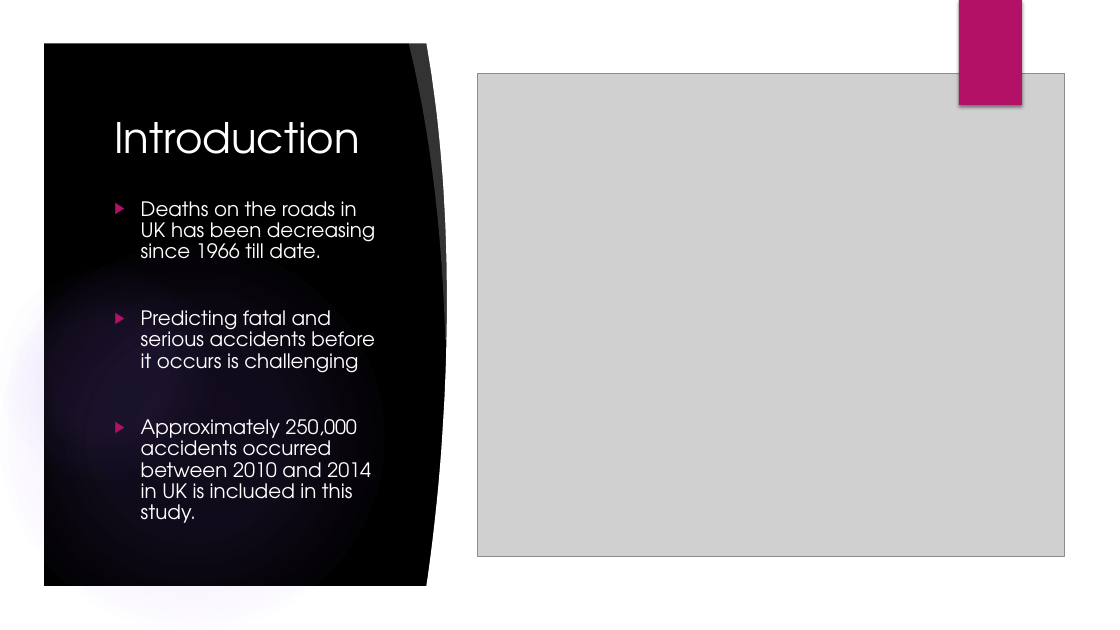
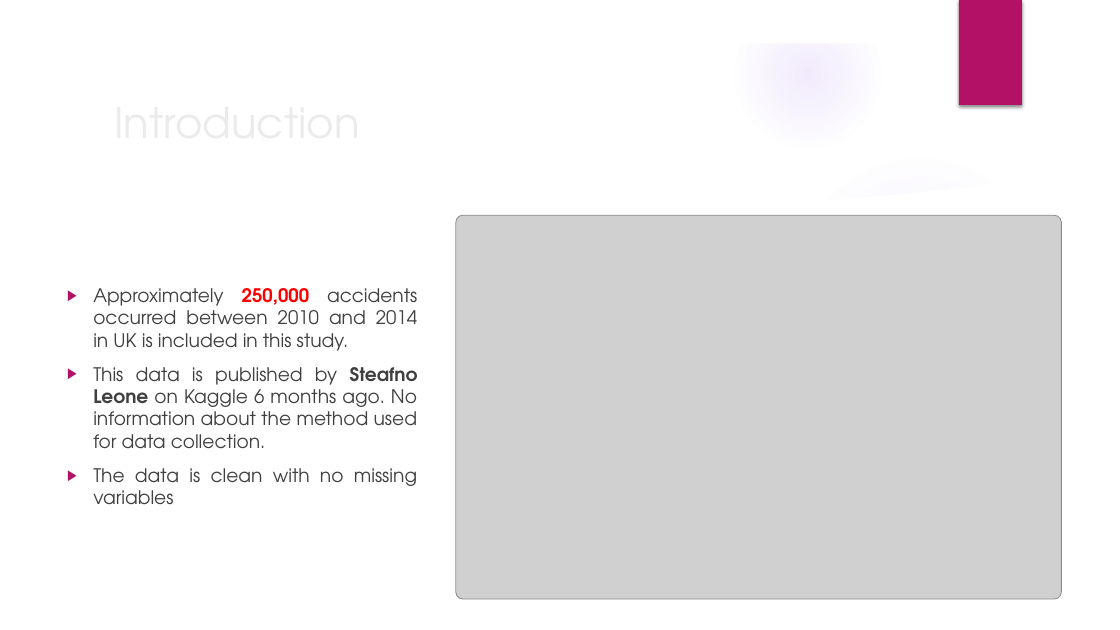
Before and after one commit to romer1979/Fatal-Accidents-in-UK-, a slide deck: slide 3 of Fatal Accidents in UK.pptx. Drawn at 1120x630 pixels with LibreOffice and Linux fonts; fonts in the diff are those of the drawing; grey boxes stand for pictures; background and template pictures are left out. Boxes give left, top, right and bottom in pixels: in the first picture for what was removed or moved away, otherwise in the second. Text is boxed around its words. In the diff, an @@ line names an element or a change of style, - is before the commit and + after.

```diff
--- a/Fatal Accidents in UK.pptx
+++ b/Fatal Accidents in UK.pptx
@@ freeform shape at bbox=[0, 0, 1120, 630]: fill #000000 to #FFFFFF @@
@@ freeform shape removed at bbox=[0, 0, 1120, 630] @@
@@ rectangle removed at bbox=[959, 0, 1022, 105] @@
@@ rectangle added at bbox=[959, 0, 1022, 105], fill #B31166 @@
@@ freeform shape removed at bbox=[408, 35, 472, 341] @@
@@ freeform shape removed at bbox=[426, 37, 1082, 594] @@
@@ title "Introduction" at bbox=[106, 89, 911, 154]: text colour #FFFFFF to #EBEBEB @@
@@ freeform shape at bbox=[779, 140, 1085, 231]: fill #000000 at 20% opacity to #FFFFFF at 20% opacity @@
@@ freeform shape at bbox=[42, 171, 1078, 588]: fill #000000 to #FFFFFF @@
@@ ellipse added at bbox=[791, 154, 1049, 413], fill gradient #9B6BF2 @@
@@ text removed at bbox=[141, 201, 375, 523] @@
-▶ Deaths on the roads in UK has been decreasing since 1966 till date.
-▶ Predicting fatal and serious accidents before it occurs is challenging
-▶ Approximately 250,000 accidents occurred between 2010 and 2014 in UK is included in this study.
@@ picture: place and size @@
-picture at bbox=[477, 74, 1065, 556]
+picture at bbox=[456, 215, 1062, 599]
@@ ellipse removed at bbox=[0, 245, 385, 630] @@
@@ ellipse removed at bbox=[0, 266, 217, 483] @@
@@ text added at bbox=[93, 288, 418, 505], 16 pt, text #404040 @@
+▶ Approximately 250,000 accidents occurred between 2010 and 2014 in UK is included in this study.
+▶ This data is published by Steafno Leone on Kaggle 6 months ago. No information about the method used for data collection.
+▶ The data is clean with no missing variables
```
Also in this commit, not shown: 18 other slides changed, 6 slides added.
